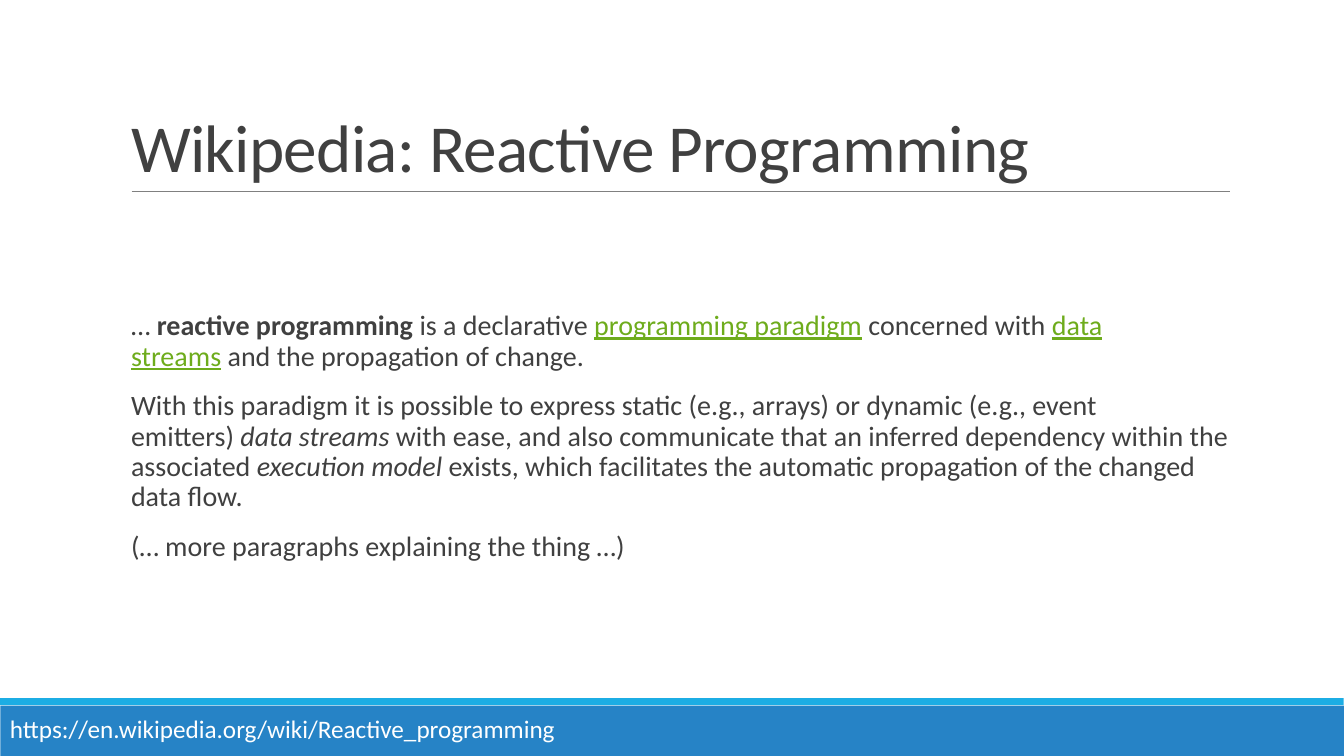
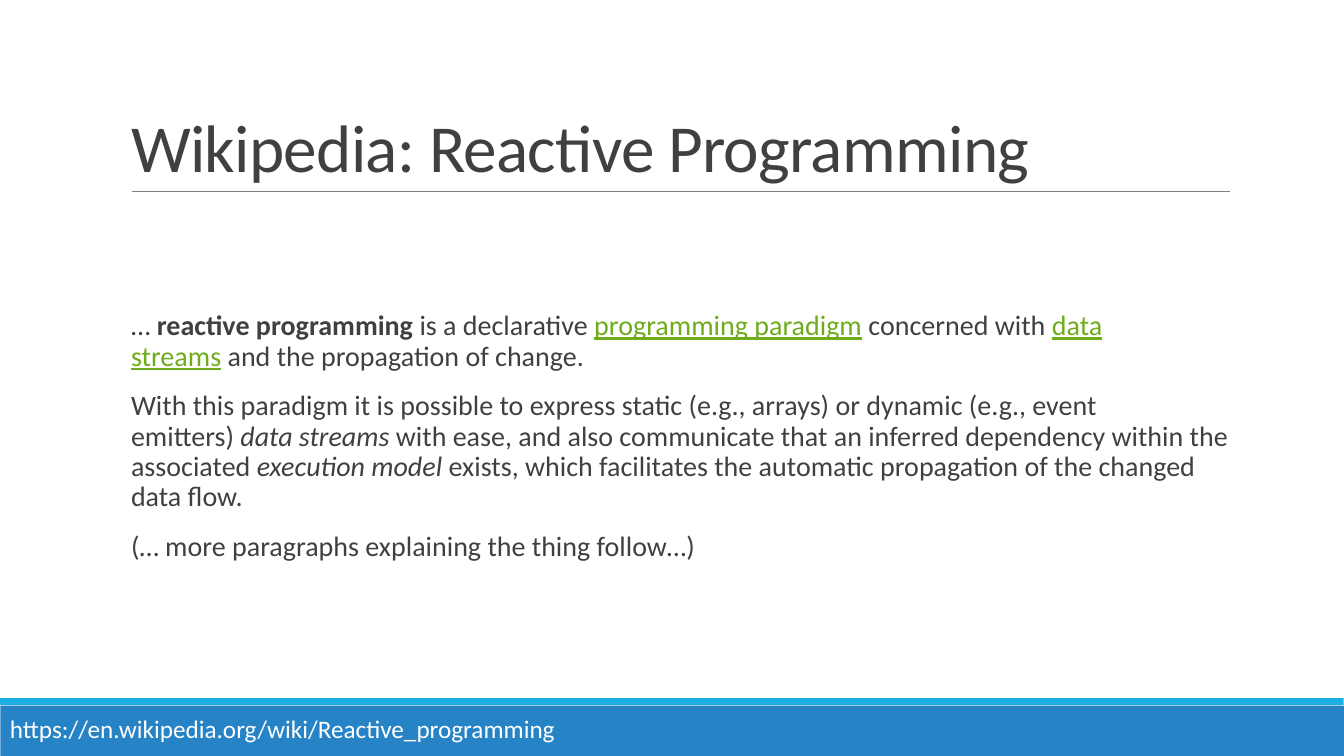
Before and after one commit to AGiorgetti/rxjs101, a slide deck: slide 3 of ReactiveProgramming_RxJS.pptx. Drawn at 1344x756 pixels with LibreOffice and Linux fonts; fonts in the diff are those of the drawing. Boxes give left, top, right and bottom in pixels: in the first picture for what was removed or moved away, otherwise in the second. Text is boxed around its words. In the diff, an @@ line names an element or a change of style, - is before the commit and + after.

```diff
--- a/ReactiveProgramming_RxJS.pptx
+++ b/ReactiveProgramming_RxJS.pptx
@@ text at (165,536,695,561): text changed @@
-  (… more paragraphs explaining the thing …)
+  (… more paragraphs explaining the thing follow…)
```
Also in this commit, not shown: 9 other slides changed, 2 slides added, 1 slide removed, 19 other files.
